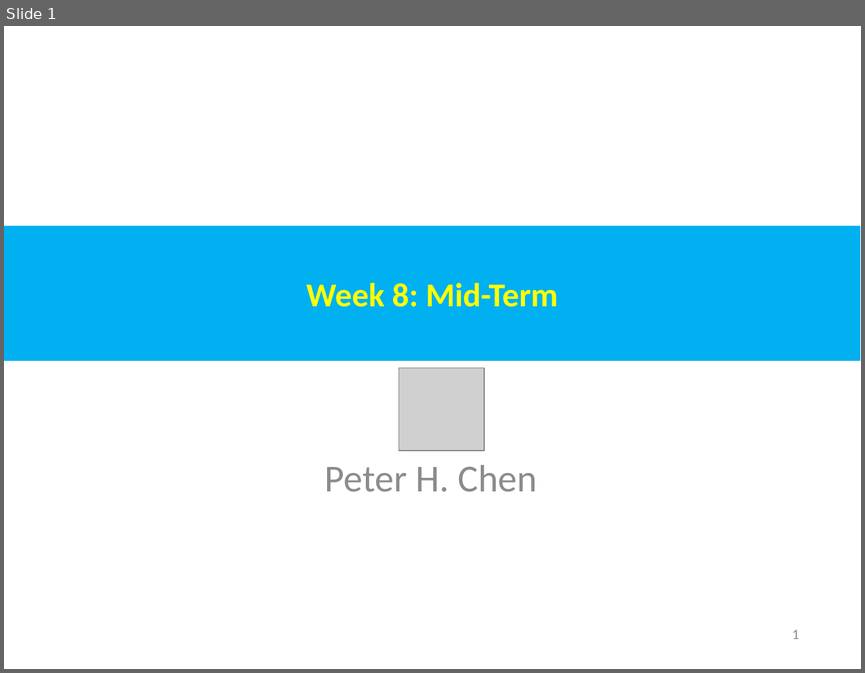
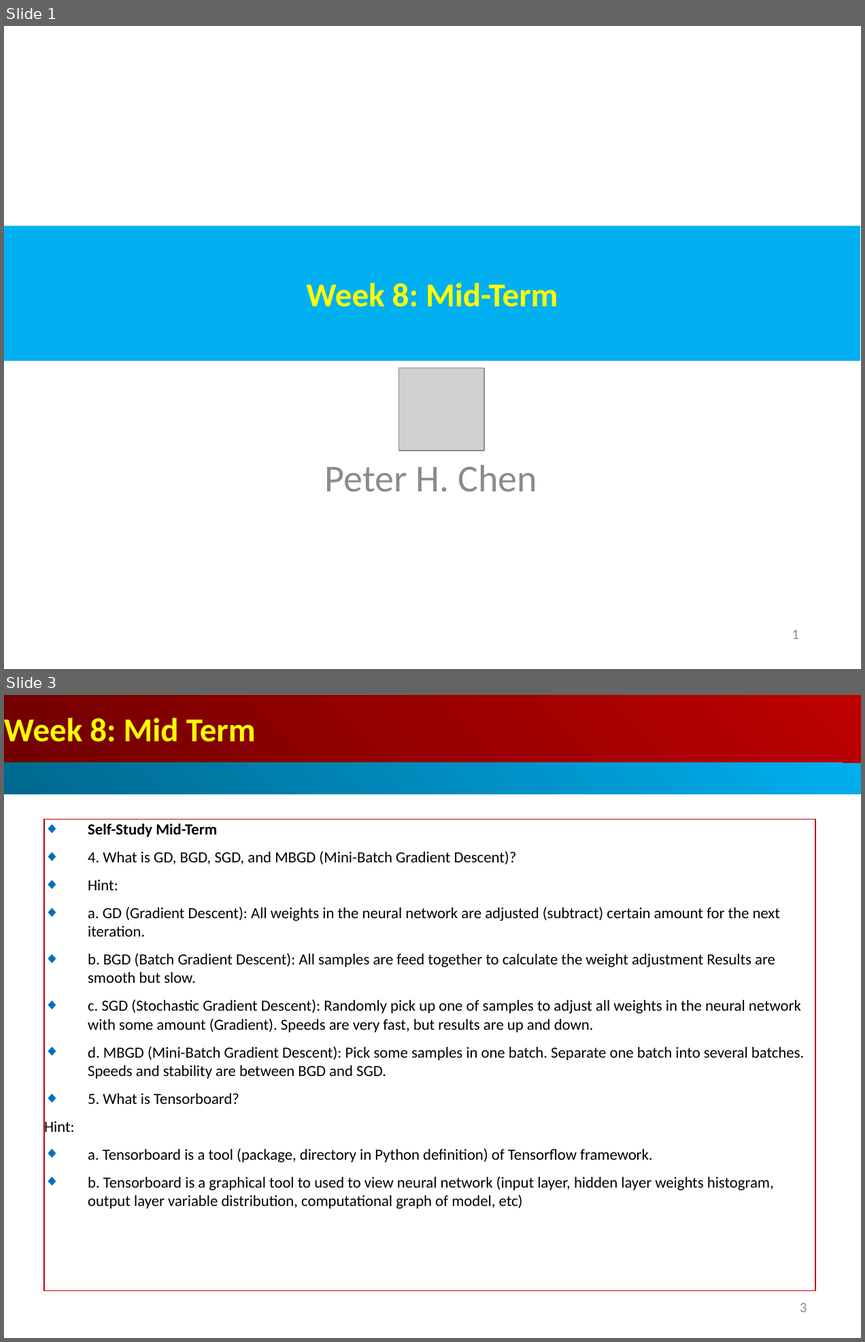
Before and after one commit to peterhchen/AIU_CS512_DL, a slide deck: 000_Lecture_Project/week08/01_Lecture/00_Mid_Term_QA.ppt. Shown one above the other, each under a label of ours: slide 1 before the commit, slides 1 and 3 after it; the slides between them are not shown. The pictures are 865x673 and 865x1342 pixels, drawn with LibreOffice and Linux fonts; fonts in the diff are those of the drawing; grey boxes stand for pictures. Boxes give left, top, right and bottom in pixels: in the first picture for what was removed or moved away, otherwise in the second. Text is boxed around its words. In the diff, an @@ line names an element or a change of style, - is before the commit and + after.

```diff
--- a/000_Lecture_Project/week08/01_Lecture/00_Mid_Term_QA.ppt
+++ b/000_Lecture_Project/week08/01_Lecture/00_Mid_Term_QA.ppt
@@ slide 3 added at box(4, 695, 861, 1338), background #FFFFFF @@
@@ rectangle added at box(4, 695, 861, 764), fill gradient #BF0000 to #710000, 28 pt, text #FFFF00, bold @@
+Week 8: Mid Term
@@ rectangle added at box(4, 763, 861, 794), fill gradient #00AFEF to #00688E @@
@@ rectangle added at box(44, 819, 815, 1291), outline #C00000 0.74 pt, 13 pt, text #000000 @@
+◆ Self-Study Mid-Term
+◆ 4. What is GD, BGD, SGD, and MBGD (Mini-Batch Gradient Descent)?
+◆ Hint:
+◆ a. GD (Gradient Descent): All weights in the neural network are adjusted (subtract) certain amount for the next iteration.
+◆ b. BGD (Batch Gradient Descent): All samples are feed together to calculate the weight adjustment Results are smooth but slow.
+◆ c. SGD (Stochastic Gradient Descent): Randomly pick up one of samples to adjust all weights in the neural network with some amount (Gradient). Speeds are very fast, but results are up and down.
+◆ d. MBGD (Mini-Batch Gradient Descent): Pick some samples in one batch. Separate one batch into several batches. Speeds and stability are between BGD and SGD.
+◆ 5. What is Tensorboard?
+Hint:
+◆ a. Tensorboard is a tool (package, directory in Python definition) of Tensorflow framework.
+◆ b. Tensorboard is a graphical tool to used to view neural network (input layer, hidden layer weights histogram, output layer variable distribution, computational graph of model, etc)
@@ page number added at box(800, 1302, 807, 1312), 12 pt, text #8B8B8B @@
+3
```
Also in this commit, not shown: 1 slide changed, 1 other slide added, 1 other file.
